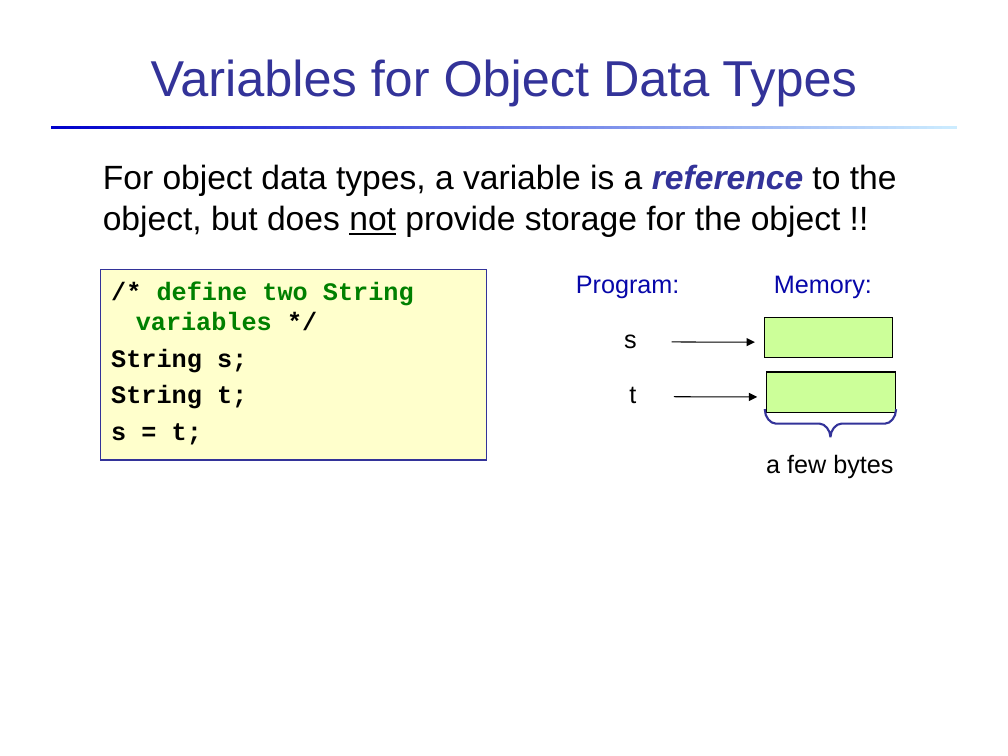
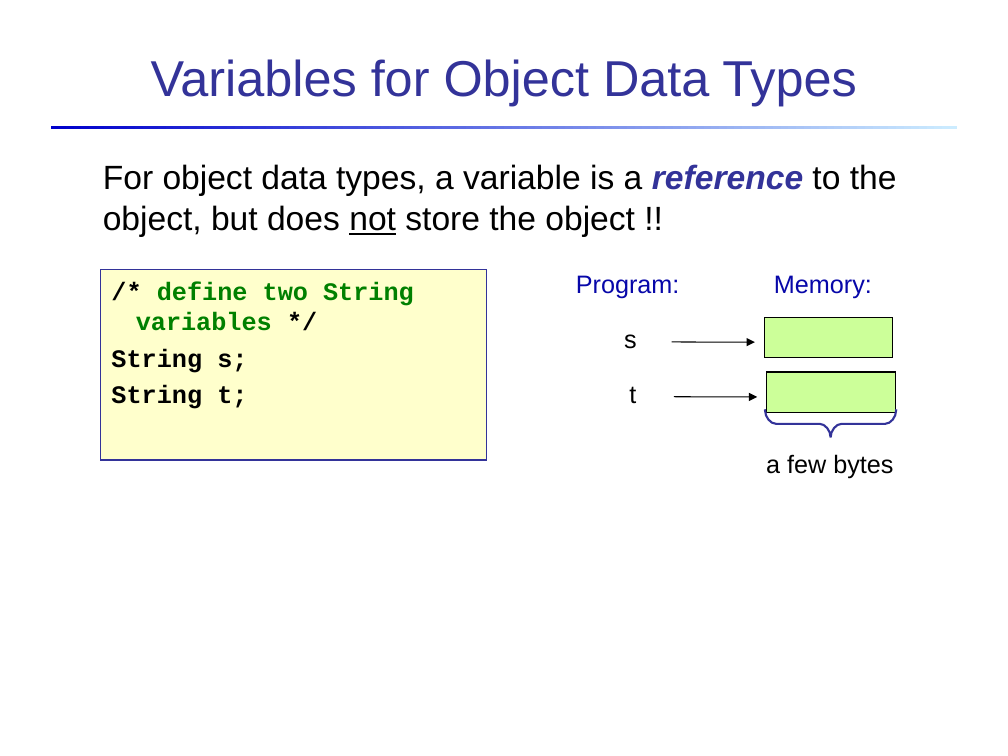
Before and after one commit to skeoop/skeoop.github.io, a slide deck: slide 5 of week1/4-Object-References.ppt. Drawn at 1008x756 pixels with LibreOffice and Linux fonts; fonts in the diff are those of the drawing. Boxes give left, top, right and bottom in pixels: in the first picture for what was removed or moved away, otherwise in the second. Text is boxed around its words. In the diff, an @@ line names an element or a change of style, - is before the commit and + after.

```diff
--- a/week1/4-Object-References.ppt
+++ b/week1/4-Object-References.ppt
@@ text at <box>103,164,897,237</box>: text changed @@
-For object data types, a variable is a reference to the object, but does not provide storage for the object !!
+For object data types, a variable is a reference to the object, but does not store the object !!
@@ text at <box>111,423,202,445</box>: paragraph removed @@
-s = t;
```
Also in this commit, not shown: 2 other slides changed, 4 other files.
